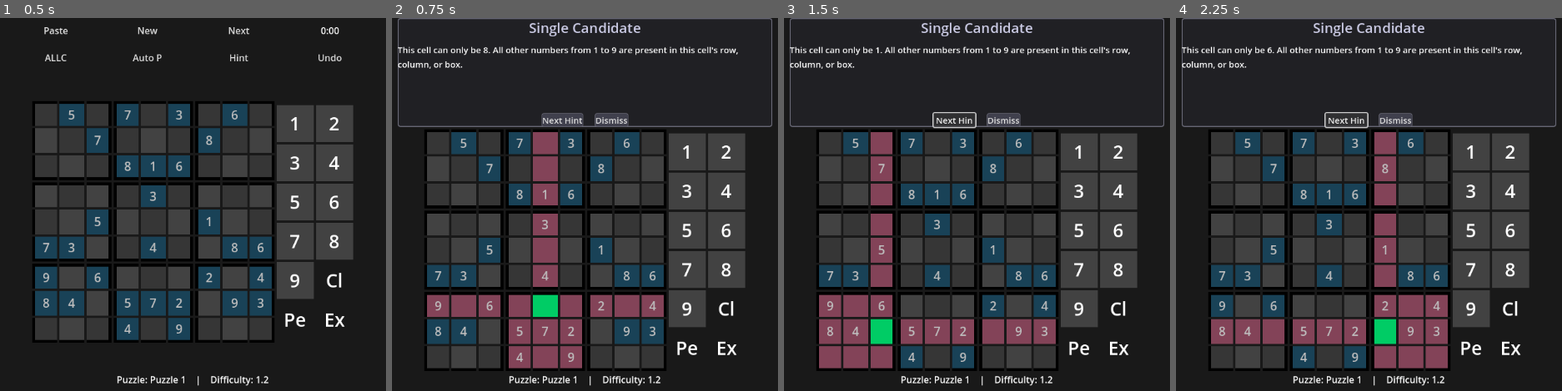
Above: before the commit, frames 1-4 (left to right).
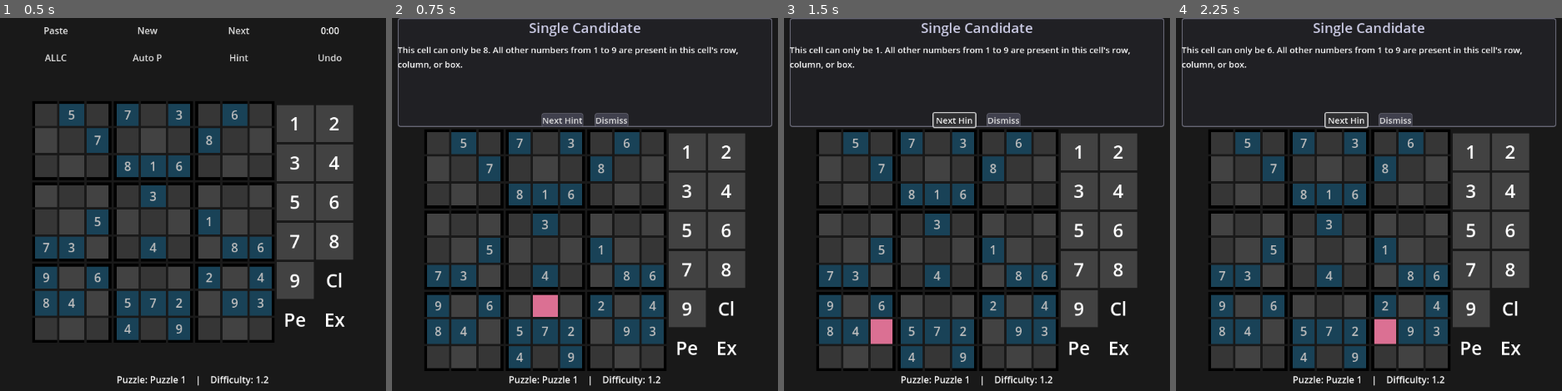
Above: after the commit, the same moments.

Repository: emmertex/nice_sudoku
Game: Godot game, scene res://game_screen.tscn
Same seed, same stepped clock (60 frames per second), same inputs: the game is played once before the commit and once after it.
Inputs:
- Up to frame 1 (0.5 s): no input
- Up to frame 2 (0.75 s): click "Hint" at 0.5 s
- Up to frame 3 (1.5 s): click "Next Hint" at 1.25 s
- Up to frame 4 (2.25 s): click "Next Hint" at 2 s

Frame 1 is identical in both runs. In frame 2, 7.7% of the frame differs, in the area x 9-71%, y 30-94%; in frame 3, 7.7%; in frame 4, 7.7%.

Commit message:
milestone

Diff:
--- a/game_screen.gd
+++ b/game_screen.gd
@@ -238,14 +238,12 @@
 				var num = num_idx + 1
 				var pencil_button = grid_container.get_child(row * 9 + col).get_child(0).get_child(num_idx)
 
+				# Skip updating colors if this pencil mark is part of a hint elimination
+				if current_hint and current_hint.elim_cells.has(Vector2i(row, col)) and current_hint.elim_numbers.has(num):
+					continue
+
 				var pencil = sudoku.has_pencil_mark(row, col, num)
 				var exclude = sudoku.has_exclude_mark(row, col, num)
-
-				# Highlight pencil marks for elimination
-				if current_hint and current_hint.elim_cells.has(Vector2i(row, col)) and current_hint.elim_numbers.has(num):
-					pencil_button.text = str(Cardinals.PencilN[num_idx])
-					pencil_button.add_theme_color_override("font_color", CLR_HINT_CAUSE)
-					continue
 
 				if exclude:
 					pencil_button.text = str(Cardinals.PencilN[num_idx])
@@ -322,50 +320,132 @@
 		button.add_theme_stylebox_override("hover", style)
 
 func _update_grid_highlights():
-	# 1. Clear all highlights to their base state (board, given, blocked)
+	var row_data = sudoku.sbrc_grid.row_data
+	var col_data = sudoku.sbrc_grid.col_data
+	var box_data = sudoku.sbrc_grid.box_data
+	# 1. Clear all highlights
 	for row in range(9):
 		for col in range(9):
 			var button = grid_container.get_child(row * 9 + col)
 			var style = button.get_theme_stylebox("normal").duplicate()
 			if sudoku.is_given_number(row, col):
 				style.set_bg_color(CLR_GIVEN)
-			elif sudoku.grid[row][col] != 0:
-				style.set_bg_color(CLR_BLOCKED)
-			else: # Empty cell
+			elif sudoku.grid[row][col] == 0:
 				if ((col * 9) + row) % 2 == 0:
 					style.set_bg_color(CLR_BOARD)
 				else:
 					style.set_bg_color(CLR_BOARD2)
+			else:
+				style.set_bg_color(CLR_BLOCKED)
 			button.add_theme_stylebox_override("normal", style)
 
-	# 2. Apply standard user selection highlights
-	var highlight_number = selected_num
-	if highlight_number == 0 and selected_cell.x >= 0 and selected_cell.y >= 0:
-		highlight_number = sudoku.grid[selected_cell.x][selected_cell.y]
-
-	if highlight_number != 0:
-		# Standard highlight logic here...
-		pass # Note: Current logic is complex, keeping as is but layering is key.
-
-	# 3. If a hint is active, layer its highlights on top
-	if current_hint:
-		highlight_hint(current_hint)
-
-	# 4. Draw the main selected cell highlight on top of everything
+	# 2. Highlight selected cell
 	if selected_cell.x >= 0 and selected_cell.y >= 0:
 		var button = grid_container.get_child(selected_cell.x * 9 + selected_cell.y)
 		var style = button.get_theme_stylebox("normal").duplicate()
 		style.set_bg_color(CLR_SELECT)
 		button.add_theme_stylebox_override("normal", style)
 
+	# 3. Highlight logic by mode
+	var highlight_number = selected_num
+	if highlight_number == 0 and selected_cell.x >= 0 and selected_cell.y >= 0:
+		highlight_number = sudoku.grid[selected_cell.x][selected_cell.y]
+
+	if (highlight_mode == HighlightMode.ALL or highlight_mode == HighlightMode.ALLC) and highlight_number != 0:
+		for row in range(9):
+			for col in range(9):
+				if sudoku.grid[row][col] == highlight_number:
+					# Highlight Block
+					var block_row = int(row / 3) * 3
+					var block_col = int(col / 3) * 3
+					for r in range(block_row, block_row + 3):
+						for c in range(block_col, block_col + 3):
+							var block_button = grid_container.get_child(r * 9 + c)
+							var block_style = block_button.get_theme_stylebox("normal").duplicate()
+							block_style.set_bg_color(CLR_BLOCK)
+							block_button.add_theme_stylebox_override("normal", block_style)
+		for row in range(9):
+			for col in range(9):
+				if sudoku.grid[row][col] == highlight_number:
+					# Highlight Row
+					for c in range(9):
+						var row_button = grid_container.get_child(row * 9 + c)
+						var row_style = row_button.get_theme_stylebox("normal").duplicate()
+						row_style.set_bg_color(CLR_PLUS)
+						row_button.add_theme_stylebox_override("normal", row_style)
+					# Highlight Column
+					for r in range(9):
+						var col_button = grid_container.get_child(r * 9 + col)
+						var col_style = col_button.get_theme_stylebox("normal").duplicate()
+						col_style.set_bg_color(CLR_PLUS)
+						col_button.add_theme_stylebox_override("normal", col_style)
+				if sudoku.has_exclude_mark(row, col, highlight_number):
+					var button = grid_container.get_child(row * 9 + col)
+					var style = button.get_theme_stylebox("normal").duplicate()
+					style.set_bg_color(CLR_BLOCK)
+					button.add_theme_stylebox_override("normal", style)
+				if sudoku.grid[row][col] == highlight_number:
+					var button = grid_container.get_child(row * 9 + col)
+					var style = button.get_theme_stylebox("normal").duplicate()
+					style.set_bg_color(CLR_SAME)
+					button.add_theme_stylebox_override("normal", style)
+
+	# Restore NUM, NRC, NRCB highlight logic
+	elif highlight_mode == HighlightMode.NUM and highlight_number != 0:
+		# Highlight all cells with the same number as selected cell
+		for row in range(9):
+			for col in range(9):
+				if sudoku.grid[row][col] == highlight_number:
+					var button = grid_container.get_child(row * 9 + col)
+					var style = button.get_theme_stylebox("normal").duplicate()
+					style.set_bg_color(CLR_SAME)
+					button.add_theme_stylebox_override("normal", style)
+	elif highlight_mode == HighlightMode.NRC and selected_cell.x >= 0 and selected_cell.y >= 0:
+		# Highlight row and column of selected cell
+		for i in range(9):
+			var row_button = grid_container.get_child(selected_cell.x * 9 + i)
+			var col_button = grid_container.get_child(i * 9 + selected_cell.y)
+			var row_style = row_button.get_theme_stylebox("normal").duplicate()
+			var col_style = col_button.get_theme_stylebox("normal").duplicate()
+			row_style.set_bg_color(CLR_PLUS)
+			col_style.set_bg_color(CLR_PLUS)
+			row_button.add_theme_stylebox_override("normal", row_style)
+			col_button.add_theme_stylebox_override("normal", col_style)
+	elif highlight_mode == HighlightMode.NRCB and selected_cell.x >= 0 and selected_cell.y >= 0:
+		# Highlight row, column, and block of selected cell
+		for i in range(9):
+			var row_button = grid_container.get_child(selected_cell.x * 9 + i)
+			var col_button = grid_container.get_child(i * 9 + selected_cell.y)
+			var row_style = row_button.get_theme_stylebox("normal").duplicate()
+			var col_style = col_button.get_theme_stylebox("normal").duplicate()
+			row_style.set_bg_color(CLR_PLUS)
+			col_style.set_bg_color(CLR_PLUS)
+			row_button.add_theme_stylebox_override("normal", row_style)
+			col_button.add_theme_stylebox_override("normal", col_style)
+		# Highlight block
+		var block_row = int(selected_cell.x / 3) * 3
+		var block_col = int(selected_cell.y / 3) * 3
+		for r in range(block_row, block_row + 3):
+			for c in range(block_col, block_col + 3):
+				var block_button = grid_container.get_child(r * 9 + c)
+				var block_style = block_button.get_theme_stylebox("normal").duplicate()
+				block_style.set_bg_color(CLR_BLOCK)
+				block_button.add_theme_stylebox_override("normal", block_style)
+
+	if current_hint:
+		highlight_hint(current_hint)
+
 func _on_HintButton_pressed():
 	if hint_panel:
 		_on_hint_dismissed()
 		return
 
+	_update_timer.stop()
+
 	# Clear previous hint and update UI immediately
 	current_hint = null
-	update_ui()
+	_update_grid_highlights()
+	_update_pencil()
 
 	var hints = hint_generator.get_hints()
 	hint_panel = preload("res://hint_popup.tscn").instantiate()
@@ -389,7 +469,8 @@
 
 func _on_hint_selected(hint: Hint):
 	current_hint = hint
-	update_ui()
+	_update_grid_highlights()
+	_update_pencil()
 
 func _on_hint_dismissed():
 	current_hint = null
@@ -400,36 +481,31 @@
 	menu_layer1.show()
 	menu_layer2.show()
 
-	update_ui()
+	_update_grid_highlights()
+	_update_pencil()
+	_update_timer.start() # Resume automatic updates
 
 func highlight_hint(hint: Hint):
-	# Highlight cause cells (RED)
-	for cell in hint.cause_cells:
-		var button = grid_container.get_child(cell.x * 9 + cell.y)
-		var style = button.get_theme_stylebox("normal").duplicate()
-		style.set_bg_color(CLR_HINT_CAUSE)
-		button.add_theme_stylebox_override("normal", style)
-
-	# Highlight secondary cells (PINK)
-	for cell in hint.secondary_cells:
-		var button = grid_container.get_child(cell.x * 9 + cell.y)
-		var style = button.get_theme_stylebox("normal").duplicate()
-		style.set_bg_color(CLR_HINT_SECONDARY)
-		button.add_theme_stylebox_override("normal", style)
-
-	# Highlight primary cells (GREEN)
+	# Highlight primary cells
 	for cell in hint.cells:
 		var button = grid_container.get_child(cell.x * 9 + cell.y)
 		var style = button.get_theme_stylebox("normal").duplicate()
-		style.set_bg_color(CLR_HINT_PRIMARY)
+		style.set_bg_color(Color.PALE_VIOLET_RED)
 		button.add_theme_stylebox_override("normal", style)
 
-	# Highlight the numbers in the primary cells themselves
-	for num in hint.numbers:
-		for cell in hint.cells:
+	# Highlight elimination cells and their specific pencil marks
+	for cell in hint.elim_cells:
+		var button = grid_container.get_child(cell.x * 9 + cell.y)
+		var style = button.get_theme_stylebox("normal").duplicate()
+		style.set_bg_color(CLR_HINT_AFFECTED)
+		button.add_theme_stylebox_override("normal", style)
+
+		var pencil_container = button.get_child(0)
+		for num in hint.elim_numbers:
+			# Check if this pencil mark actually exists before highlighting
 			if sudoku.has_pencil_mark(cell.x, cell.y, num):
-				var pencil_button = grid_container.get_child(cell.x * 9 + cell.y).get_child(0).get_child(num - 1)
-				pencil_button.add_theme_color_override("font_color", CLR_HINT_PRIMARY)
+				var pencil_label = pencil_container.get_child(num - 1)
+				pencil_label.add_theme_color_override("font_color", Color.ORANGE_RED)
 
 func _on_NewGameButton_pressed():
 	show_puzzle_selection_popup()
